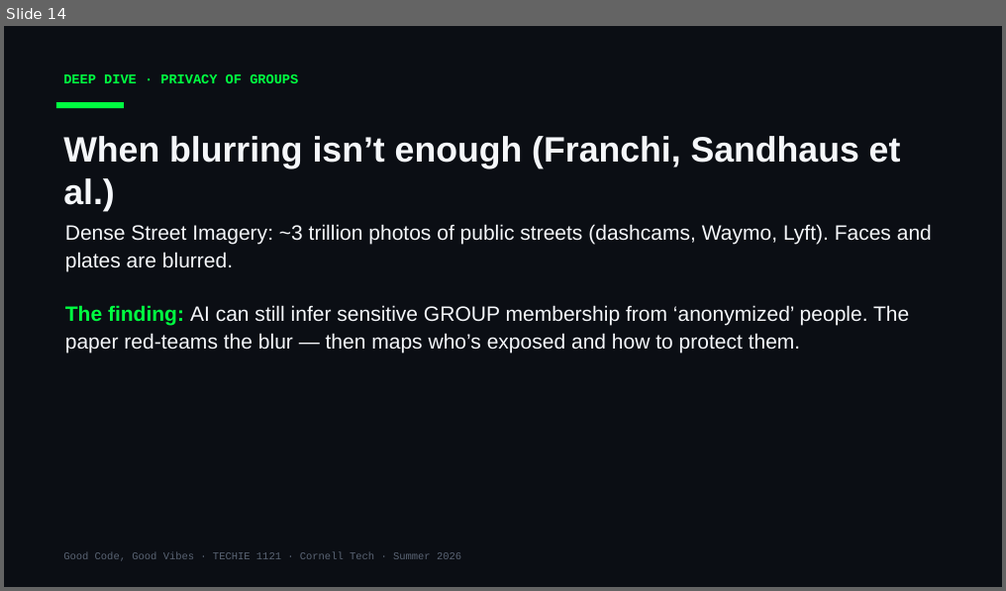
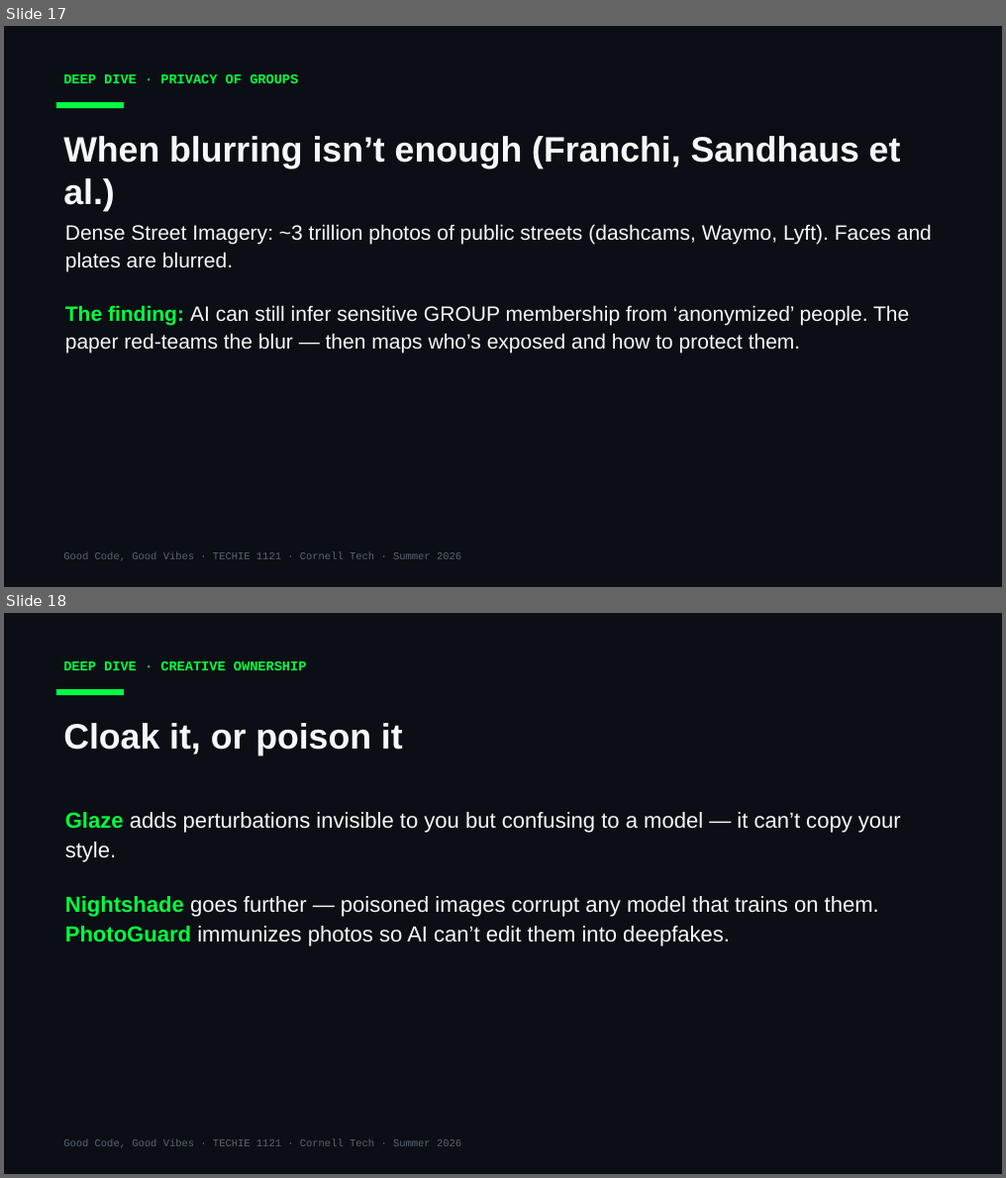
Before and after one commit to Cornell-Tech-Vibe-Coding-Summer-2026/website, a slide deck: slides/Week2-Wed-AI-Against-AI.pptx. Shown one above the other, each under a label of ours: slide 14 before the commit, slides 17 and 18 after it. The pictures are 1006x591 and 1006x1178 pixels, drawn with LibreOffice and Linux fonts; fonts in the diff are those of the drawing. Boxes give left, top, right and bottom in pixels: in the first picture for what was removed or moved away, otherwise in the second. Text is boxed around its words. In the diff, an @@ line names an element or a change of style, - is before the commit and + after.

```diff
--- a/slides/Week2-Wed-AI-Against-AI.pptx
+++ b/slides/Week2-Wed-AI-Against-AI.pptx
@@ slide 18 added at [4, 613, 1002, 1174], background #0B0E14 @@
@@ text added at [63, 662, 307, 670], 13 pt, text #00FF41, bold @@
+DEEP DIVE · CREATIVE OWNERSHIP
@@ rectangle added at [56, 689, 124, 695], fill #00FF41 @@
@@ text added at [63, 723, 403, 756], 34 pt, text #F5F7FA, bold @@
+Cloak it, or poison it
@@ text added at [65, 812, 901, 947], 21 pt, text #F5F7FA @@
+Glaze adds perturbations invisible to you but confusing to a model — it can’t copy your style.
+Nightshade goes further — poisoned images corrupt any model that trains on them. PhotoGuard immunizes photos so AI can’t edit them into deepfakes.
@@ text added at [63, 1140, 461, 1149], 10 pt, text #5A6474 @@
+Good Code, Good Vibes · TECHIE 1121 · Cornell Tech · Summer 2026
@@ what was slide 14 is now slide 17 @@
```
Also in this commit, not shown: 3 slides changed, 6 other slides added, 1 other file.
